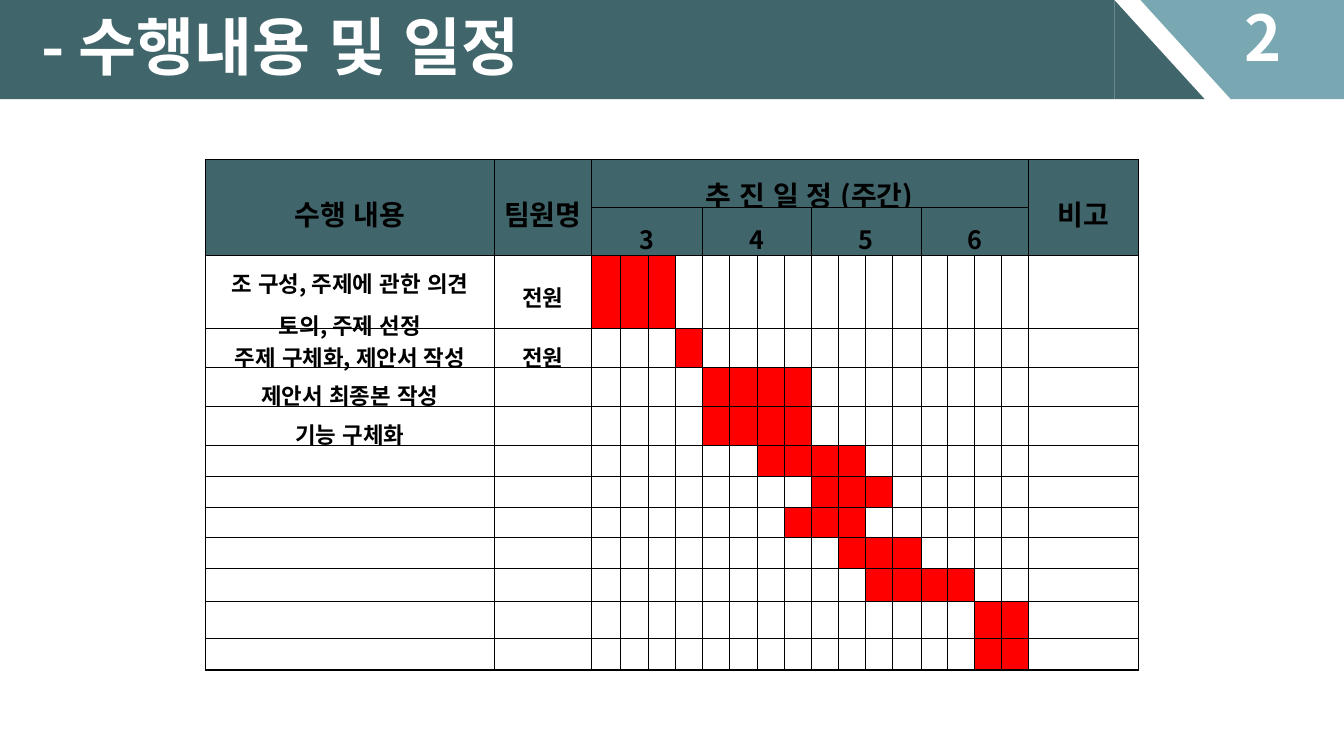
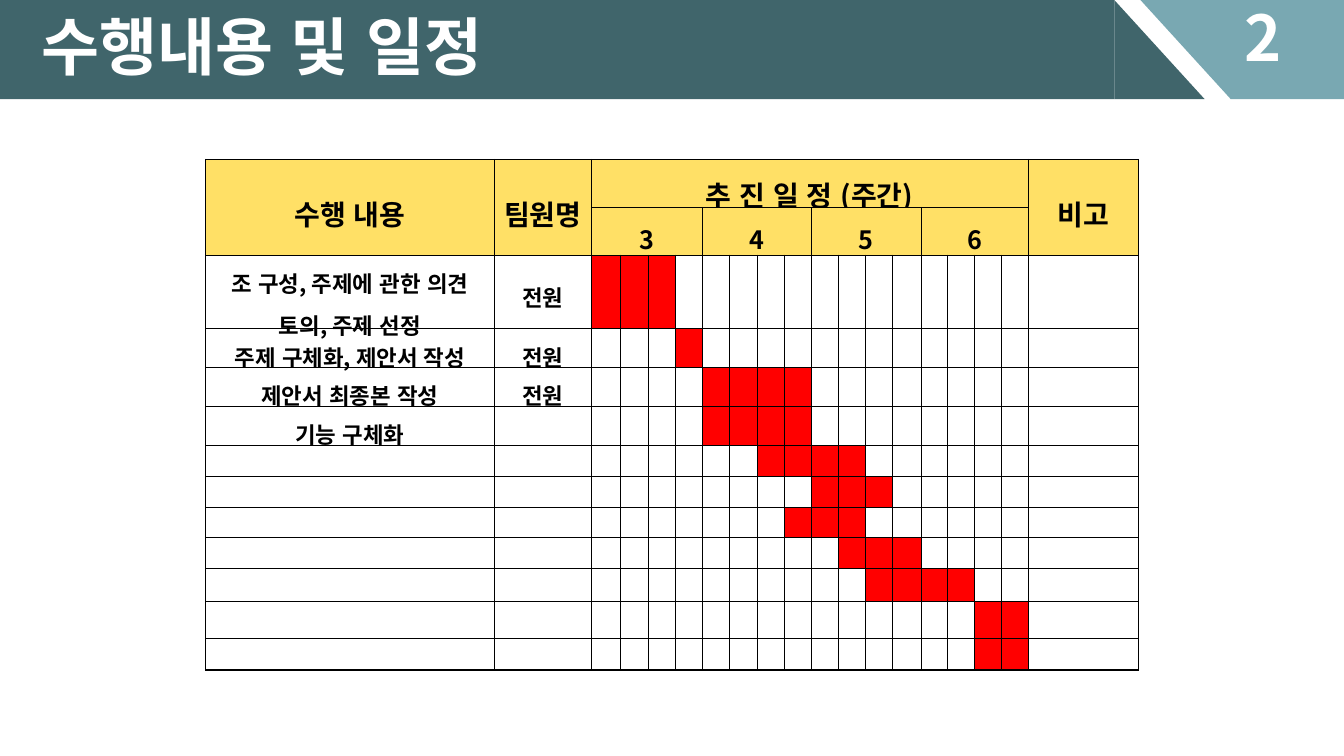
Before and after one commit to NetopiaAssistant/20191-Software-Team-02, a slide deck: slide 5 of 제안서 피피티.pptx. Drawn at 1344x756 pixels with LibreOffice and Linux fonts; fonts in the diff are those of the drawing. Boxes give left, top, right and bottom in pixels: in the first picture for what was removed or moved away, otherwise in the second. Text is boxed around its words. In the diff, an @@ line names an element or a change of style, - is before the commit and + after.

```diff
--- a/제안서 피피티.pptx
+++ b/제안서 피피티.pptx
@@ text at (x1=41, y1=17, x2=482, y2=76): text changed @@
-- 수행내용 및 일정
+수행내용 및 일정
@@ table at (x1=206, y1=159, x2=1139, y2=710) @@
-row 5, column 2: 
+row 5, column 2: 전원
@@ fill #40656B to #FFE066 in 8 cells @@
```
Also in this commit, not shown: 6 other slides changed.
